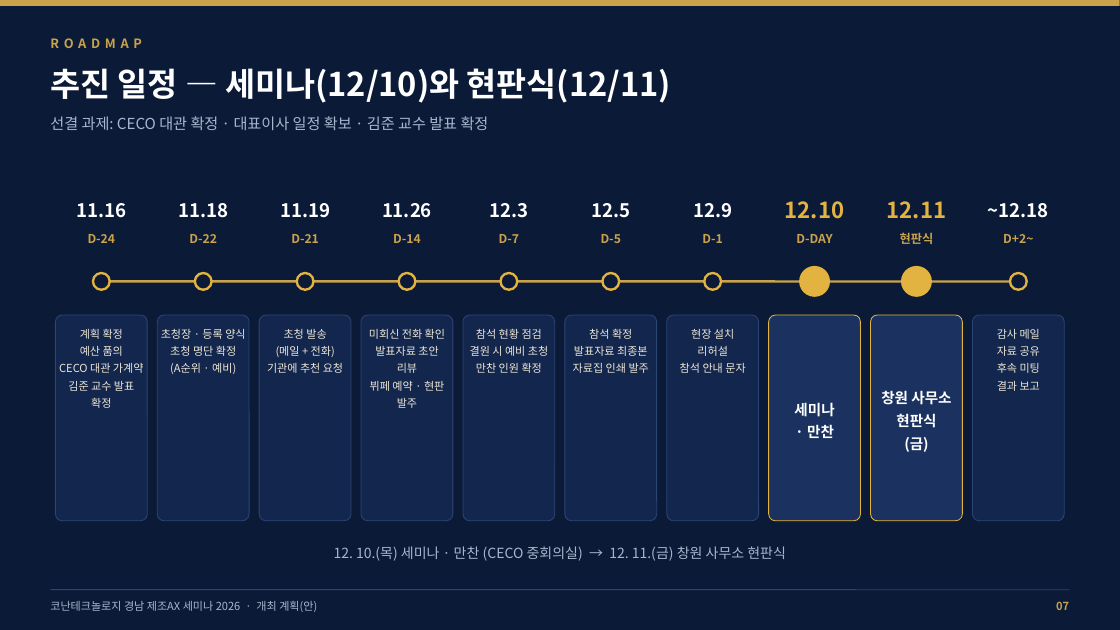
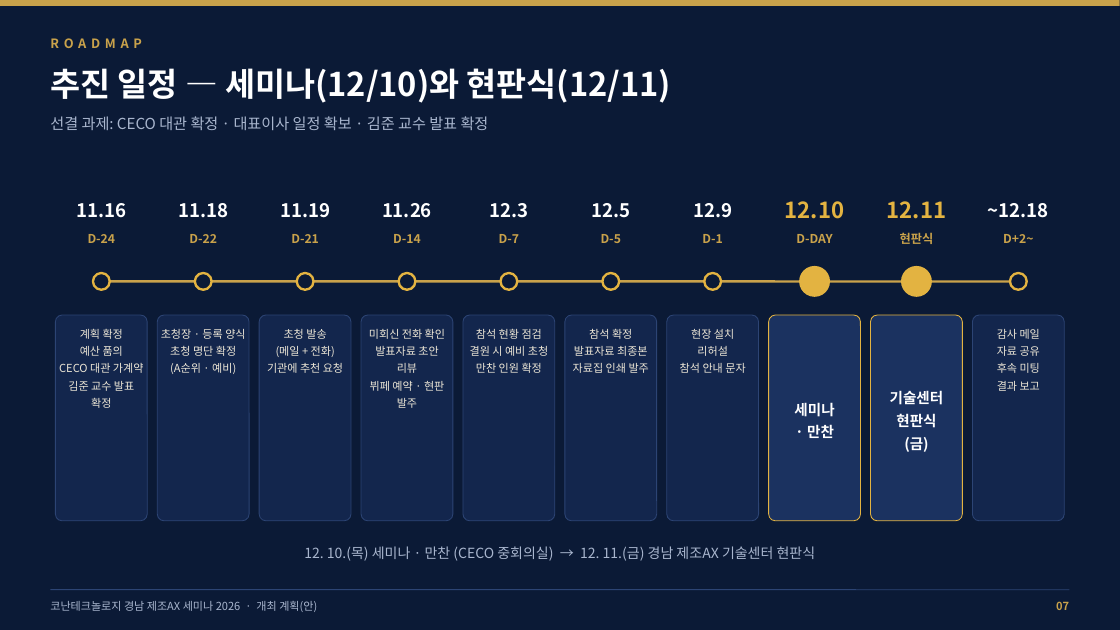
Before and after one commit to Jacob-Yeom/claude, a slide deck: slide 7 of output/changwon_ax_seminar_plan_deck.pptx. Drawn at 1120x630 pixels with LibreOffice and Linux fonts; fonts in the diff are those of the drawing. Boxes give left, top, right and bottom in pixels: in the first picture for what was removed or moved away, otherwise in the second. Text is boxed around its words. In the diff, an @@ line names an element or a change of style, - is before the commit and + after.

```diff
--- a/output/changwon_ax_seminar_plan_deck.pptx
+++ b/output/changwon_ax_seminar_plan_deck.pptx
@@ text at (890, 390, 944, 405): text changed @@
-창원 사무소
+기술센터
@@ text at (304, 546, 816, 561): text changed @@
-12. 10.(목) 세미나 · 만찬 (CECO 중회의실) → 12. 11.(금) 창원 사무소 현판식
+12. 10.(목) 세미나 · 만찬 (CECO 중회의실) → 12. 11.(금) 경남 제조AX 기술센터 현판식
```
Also in this commit, not shown: 4 other slides changed, 2 other files.
